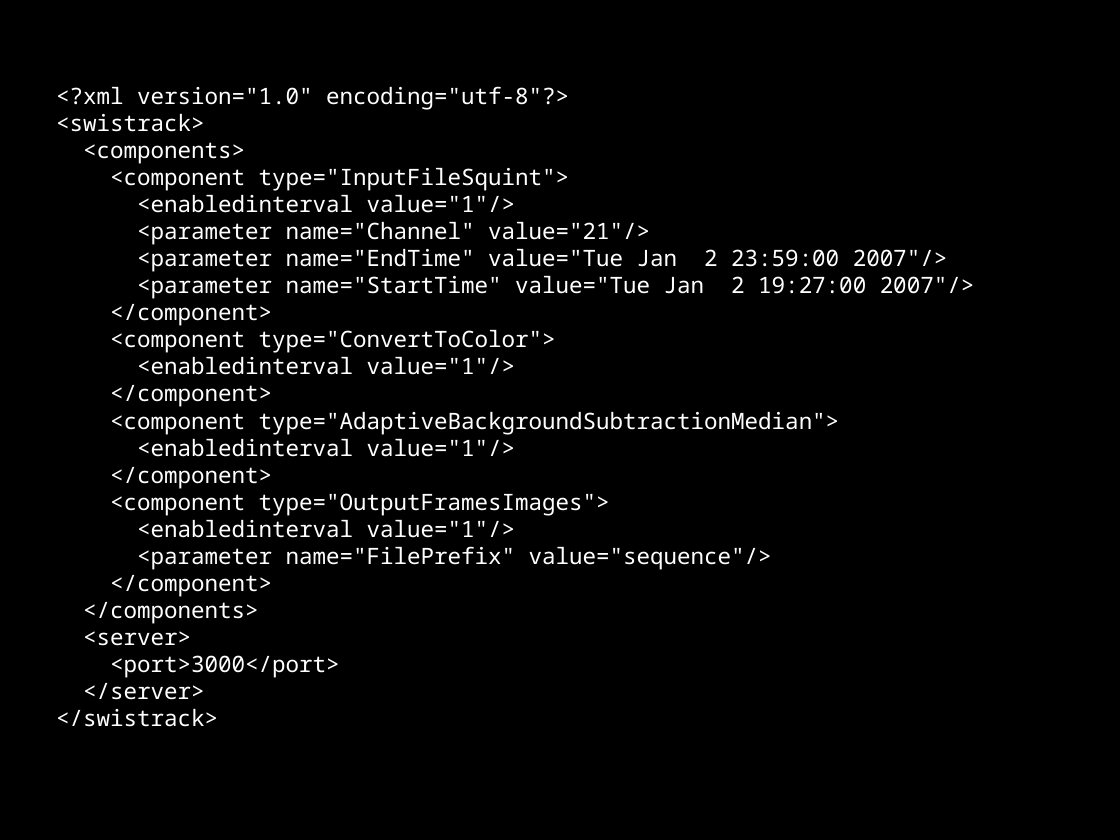
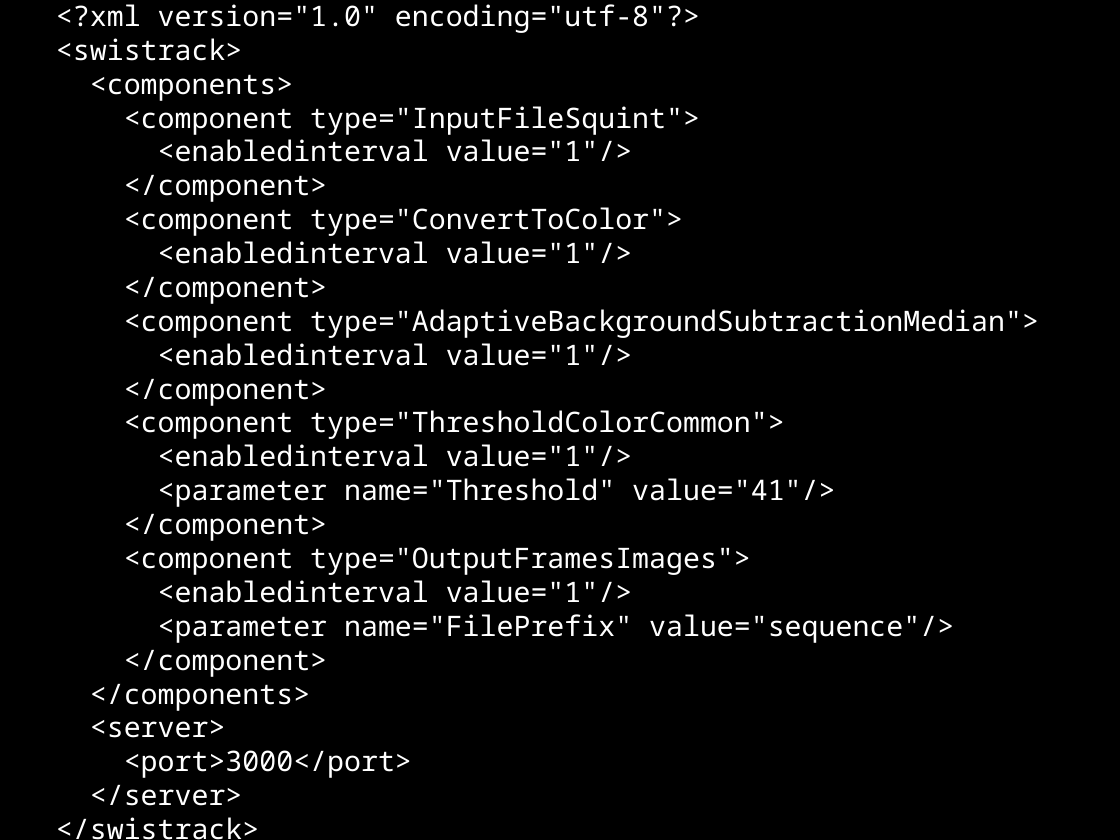
Before and after one commit to d28b/swistrack, a slide deck: slide 18 of Doc/tutorial.stefie10.06.2009/tutorialSlides.odp (slide 22 before the commit). Drawn at 1120x840 pixels with LibreOffice and Linux fonts; fonts in the diff are those of the drawing. Boxes give left, top, right and bottom in pixels: in the first picture for what was removed or moved away, otherwise in the second. Text is boxed around its words. In the diff, an @@ line names an element or a change of style, - is before the commit and + after.

```diff
--- a/Doc/tutorial.stefie10.06.2009/tutorialSlides.odp
+++ b/Doc/tutorial.stefie10.06.2009/tutorialSlides.odp
@@ text at (56,4,1039,840): size 16 to 20 pt in "<?xml version="1.0" encoding="utf-8"?>", "<swistrack>", "<components>", "<component type="InputFileSquint">" and 17 more places @@
@@ text "<?xml version="1.0" encoding="utf-8"?>": place and size @@
-text "<?xml version="1.0" encoding="utf-8"?>" at (56,86,975,727)
+text "<?xml version="1.0" encoding="utf-8"?>" at (56,4,1039,840)
@@ text at (137,222,975,299): paragraphs removed @@
-<parameter name="Channel" value="21"/>
-<parameter name="EndTime" value="Tue Jan 2 23:59:00 2007"/>
-<parameter name="StartTime" value="Tue Jan 2 19:27:00 2007"/>
@@ text at (124,379,835,507): paragraphs added @@
+</component>
+<component type="ThresholdColorCommon">
+<enabledinterval value="1"/>
+<parameter name="Threshold" value="41"/>
```
Also in this commit, not shown: 10 other slides changed, 12 slides added, 8 slides removed, 7 other files.
